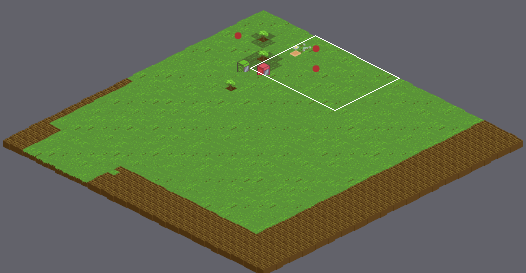
Tiled map, stored at data/levels/test.tmx. The first picture is a wide view before the edit; the outline marks the close-up.
Close-up. As it was:
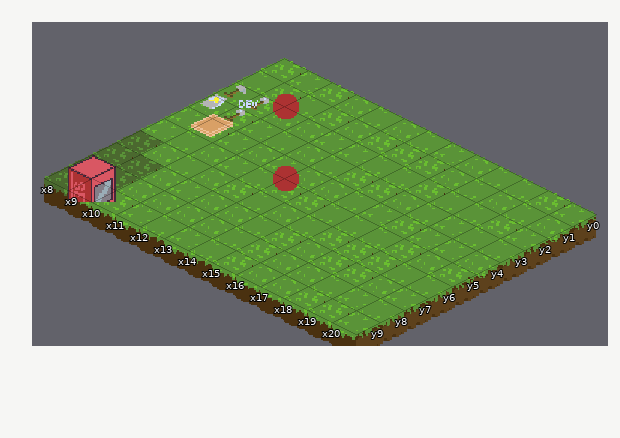
Cells are 32x16 px. Isometric: x runs down to the right, y down to the left. Shown: x 8..20, y 0..9.
The same view after the edit:
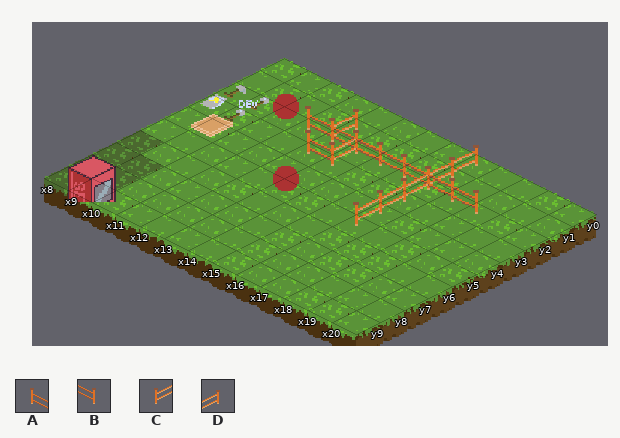
Key: from "fence": A 0, B 1, C 6, D 7.
_ is an empty cell.
Tiles of an added or newly shown layer are drawn over the layers below it.
Changes in this commit:
Layer "other" (added):
y 0: x 16 _ -> D
y 1: x 12 _ -> D; x 16 _ -> D
y 2: x 11..18 ________ -> AAABBBBB
y 3: x 12..13 __ -> AC; x 16 _ -> C
y 4..5: x 16 _ -> C
Changed places in both close-ups, as pixel boxes (x1, y1, x2, y2):
added: (305, 106, 479, 226)
